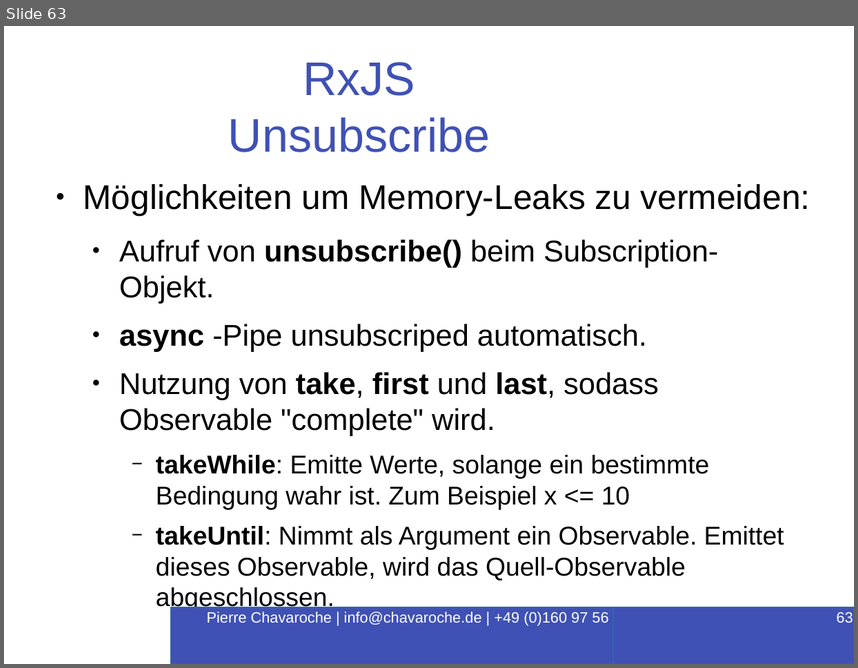
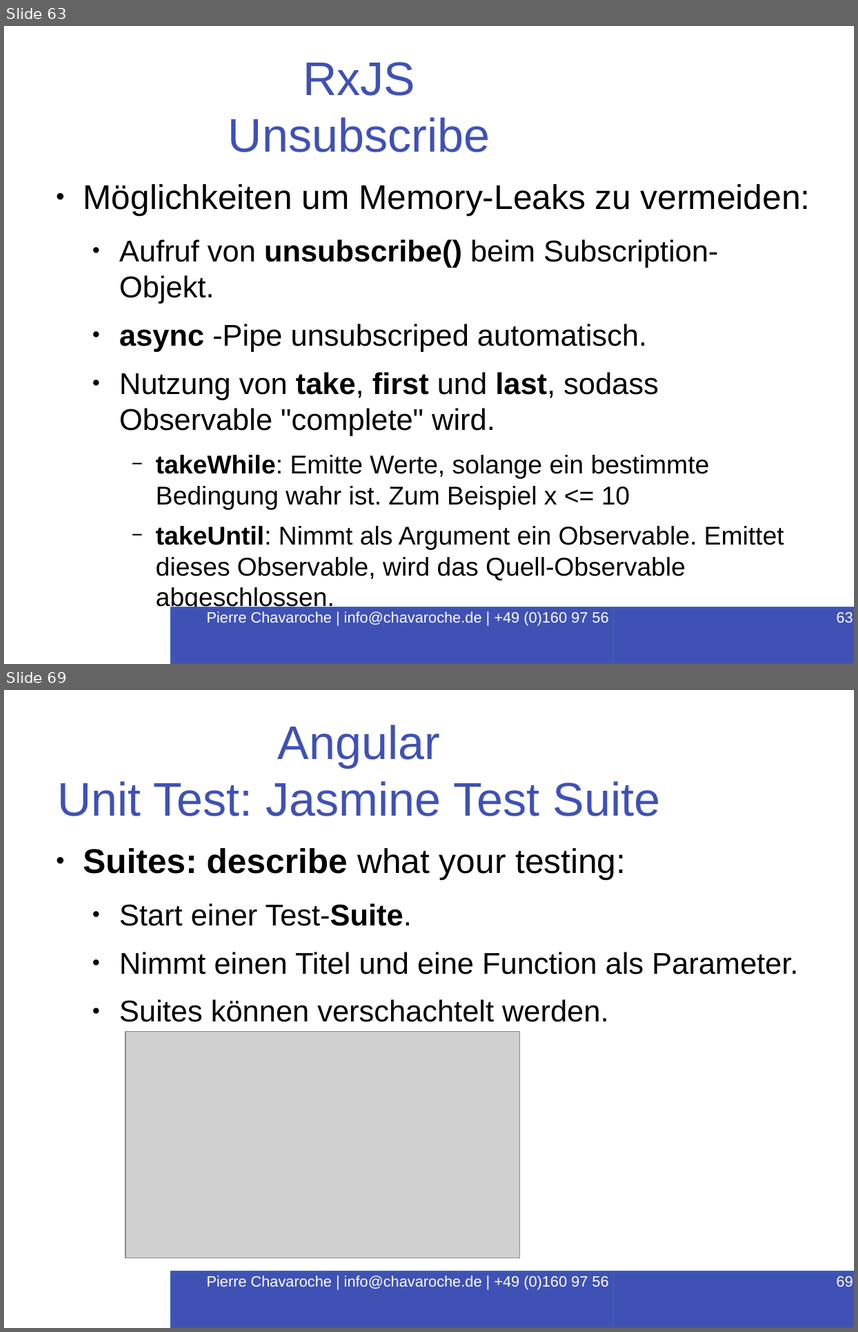
Before and after one commit to PierreChavaroche/workshop-presentation, a slide deck: Angular-RxJS.odp. Shown one above the other, each under a label of ours: slide 63 before the commit, slides 63 and 69 after it; the slides between them are not shown. The pictures are 858x668 and 858x1332 pixels, drawn with LibreOffice and Linux fonts; fonts in the diff are those of the drawing; grey boxes stand for pictures; background and template pictures are left out. Boxes give left, top, right and bottom in pixels: in the first picture for what was removed or moved away, otherwise in the second. Text is boxed around its words. In the diff, an @@ line names an element or a change of style, - is before the commit and + after.

Commit message:
Testing added

```diff
--- a/Angular-RxJS.odp
+++ b/Angular-RxJS.odp
@@ slide 69 added at (4, 690, 854, 1328), background #FFFFFF @@
@@ title added at (57, 724, 660, 816), 44 pt, text #3F51B5 @@
+Angular
+Unit Test: Jasmine Test Suite
@@ text added at (83, 848, 798, 1022), 28 pt, text #000000 @@
+● Suites: describe what your testing:
+  ● Start einer Test-Suite.
+  ● Nimmt einen Titel und eine Function als Parameter.
+  ● Suites können verschachtelt werden.
@@ picture added at (125, 1031, 520, 1258) @@
@@ rectangle added at (172, 1271, 688, 1328), fill #3F51B5, outline #3465A4 1.5 pt, 14 pt, text #FFFFFF @@
+Pierre Chavaroche | info@chavaroche.de | +49 (0)160 97 56 16 87
@@ page number added at (613, 1271, 854, 1328), fill #3F51B5, outline #3465A4 1.5 pt, 14 pt, text #FFFFFF @@
+69
```
Also in this commit, not shown: 5 slides changed, 13 other slides added, 16 other files.
